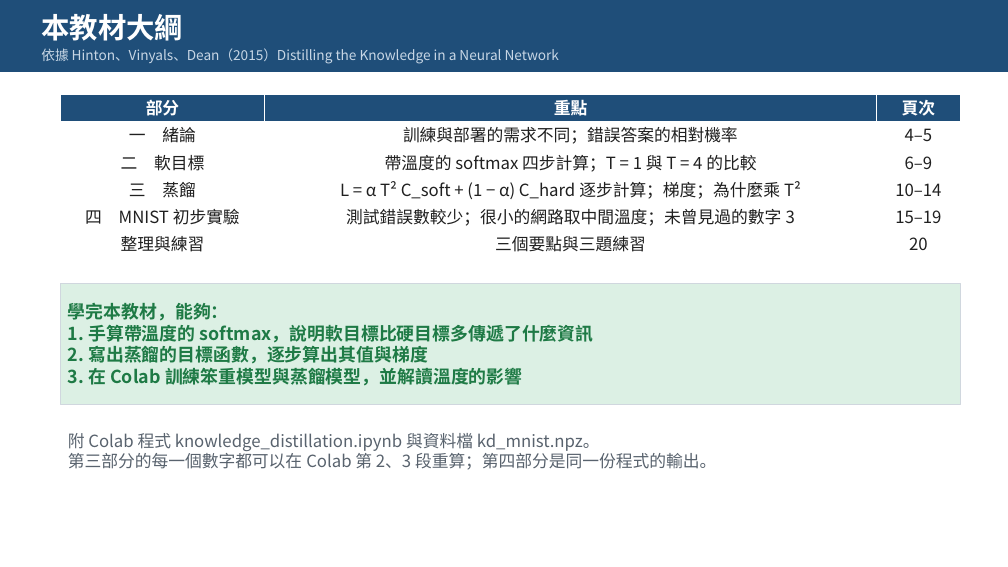
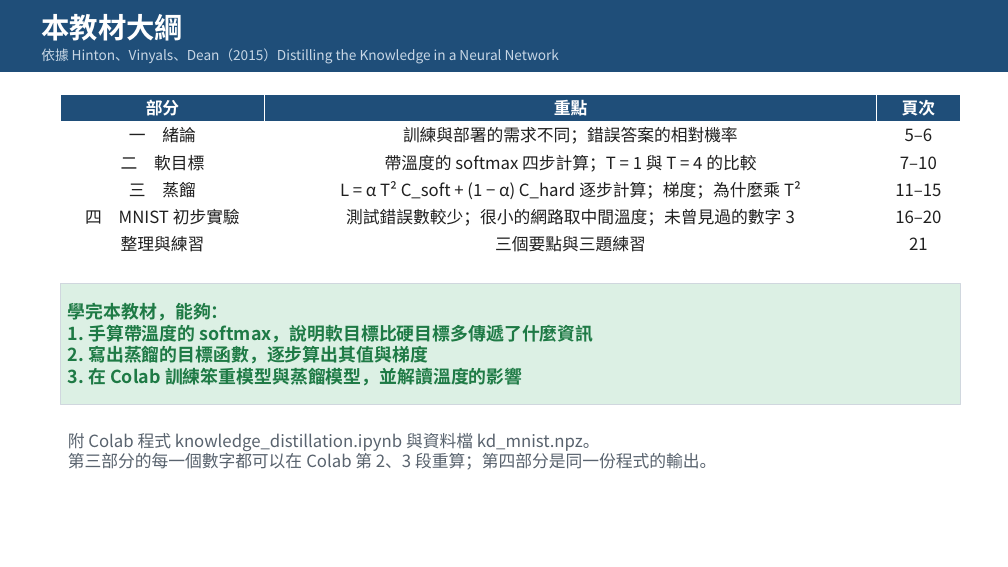
Before and after one commit to pychang-ai/115-1_DLMA, a slide deck: slide 4 of topics/knowledge-distillation/課外主題_知識蒸餾.pptx (slide 3 before the commit). Drawn at 1008x567 pixels with LibreOffice and Linux fonts; fonts in the diff are those of the drawing. Boxes give left, top, right and bottom in pixels: in the first picture for what was removed or moved away, otherwise in the second. Text is boxed around its words. In the diff, an @@ line names an element or a change of style, - is before the commit and + after.

```diff
--- a/topics/knowledge-distillation/課外主題_知識蒸餾.pptx
+++ b/topics/knowledge-distillation/課外主題_知識蒸餾.pptx
@@ table at box(60, 95, 960, 258) @@
-row 2, column 3: 4–5
+row 2, column 3: 5–6
-row 3, column 3: 6–9
+row 3, column 3: 7–10
-row 4, column 3: 10–14
+row 4, column 3: 11–15
-row 5, column 3: 15–19
+row 5, column 3: 16–20
-row 6, column 3: 20
+row 6, column 3: 21
```
Also in this commit, not shown: 4 other slides changed, 1 slide added, 1 other file.
